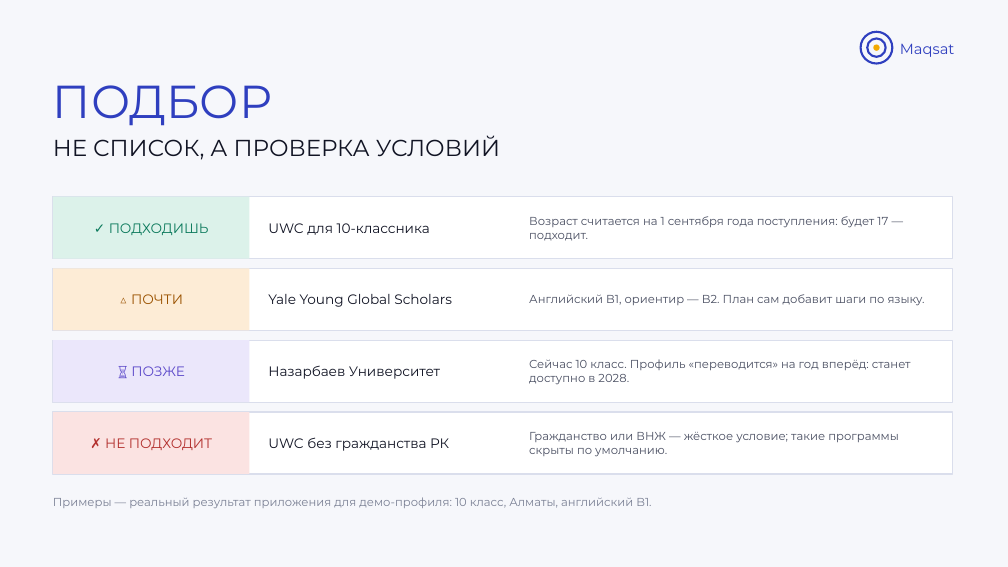
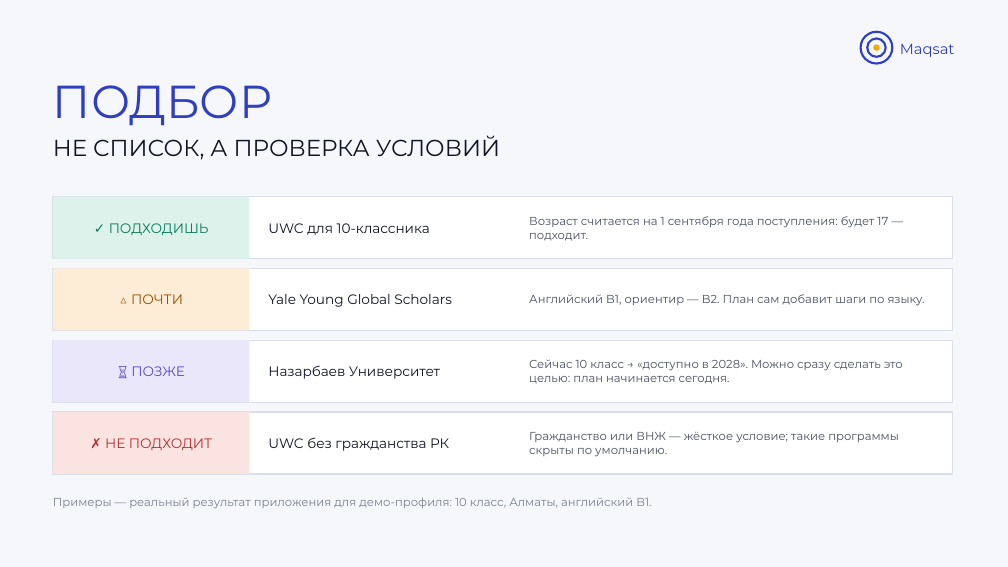
Before and after one commit to sas1k00/hackatonishe, a slide deck: slide 6 of docs/Maqsat_VentureHack2026_Final.pptx. Drawn at 1008x567 pixels with LibreOffice and Linux fonts; fonts in the diff are those of the drawing. Boxes give left, top, right and bottom in pixels: in the first picture for what was removed or moved away, otherwise in the second. Text is boxed around its words. In the diff, an @@ line names an element or a change of style, - is before the commit and + after.

```diff
--- a/docs/Maqsat_VentureHack2026_Final.pptx
+++ b/docs/Maqsat_VentureHack2026_Final.pptx
@@ text at (529, 359, 903, 384): text changed @@
-Сейчас 10 класс. Профиль «переводится» на год вперёд: станет доступно в 2028.
+Сейчас 10 класс → «доступно в 2028». Можно сразу сделать это целью: план начинается сегодня.
```
Also in this commit, not shown: 3 other slides changed, 5 other files.
